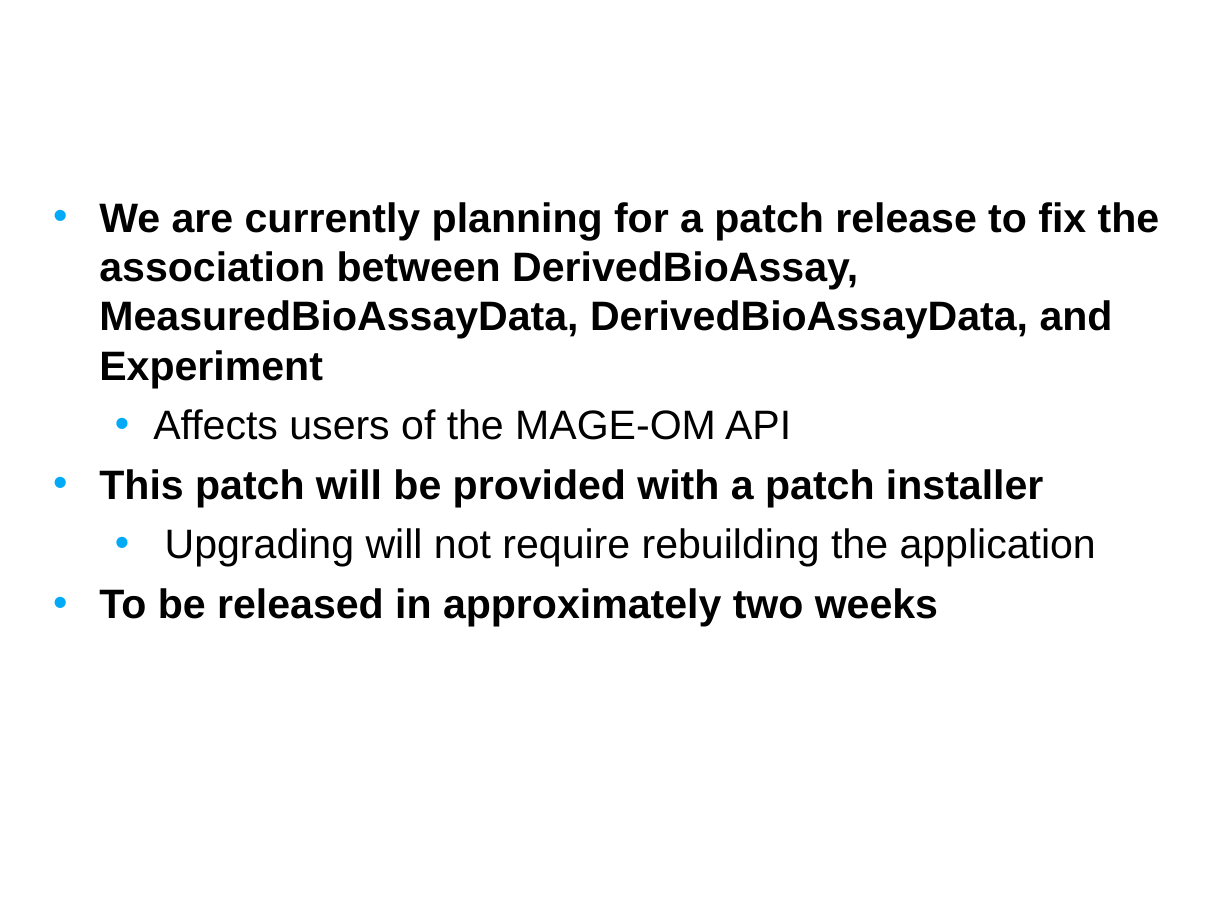
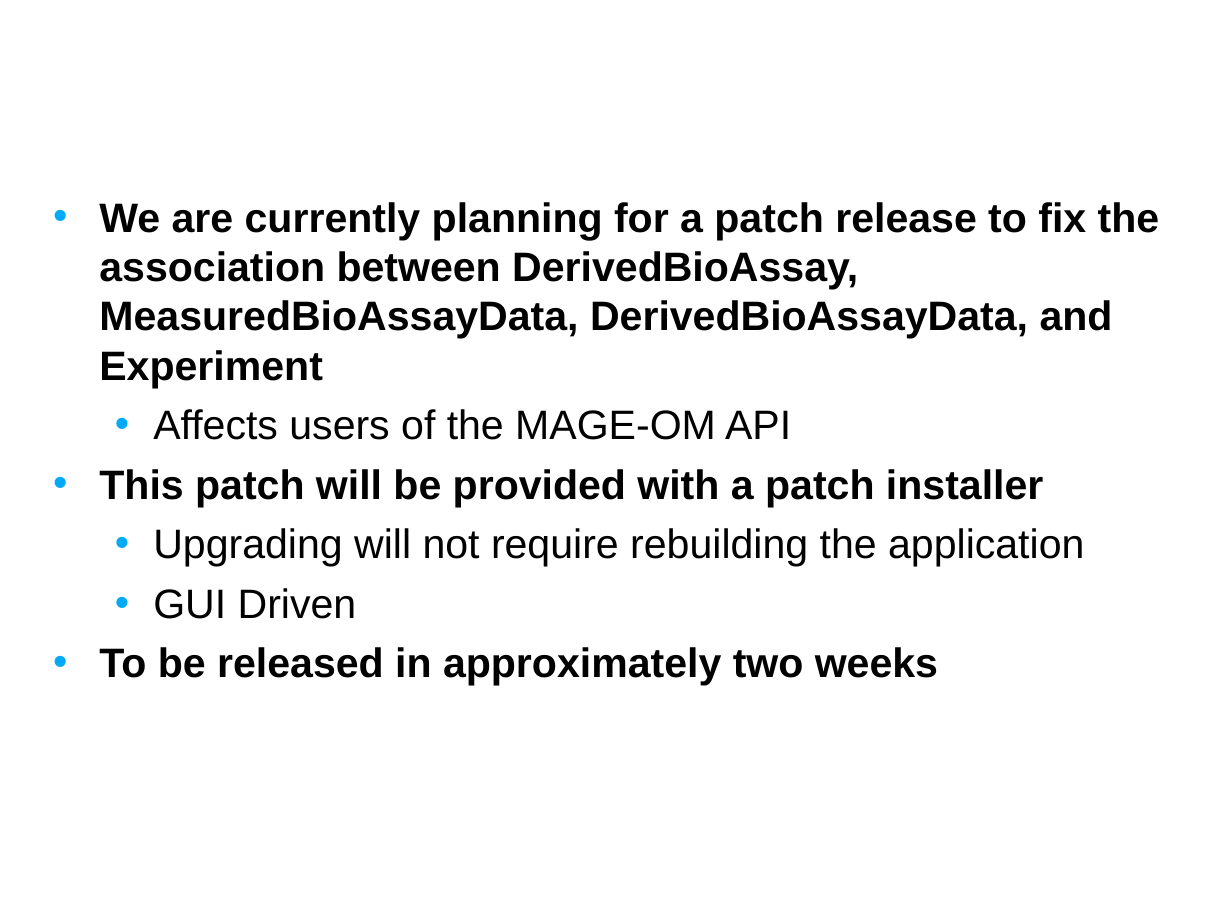
Before and after one commit to NCIP/caarray-docs, a slide deck: slide 4 of project_management/open_meetings/caArray User Community Meeting Aug 8.ppt. Drawn at 1232x924 pixels with LibreOffice and Linux fonts; fonts in the diff are those of the drawing; background and template pictures are left out. Boxes give left, top, right and bottom in pixels: in the first picture for what was removed or moved away, otherwise in the second. Text is boxed around its words. In the diff, an @@ line names an element or a change of style, - is before the commit and + after.

```diff
--- a/project_management/open_meetings/caArray User Community Meeting Aug 8.ppt
+++ b/project_management/open_meetings/caArray User Community Meeting Aug 8.ppt
@@ text at bbox=[153, 588, 357, 619]: paragraph added @@
+  • GUI Driven
```
Also in this commit, not shown: 4 other slides changed, 2 slides added, 1 slide removed.
